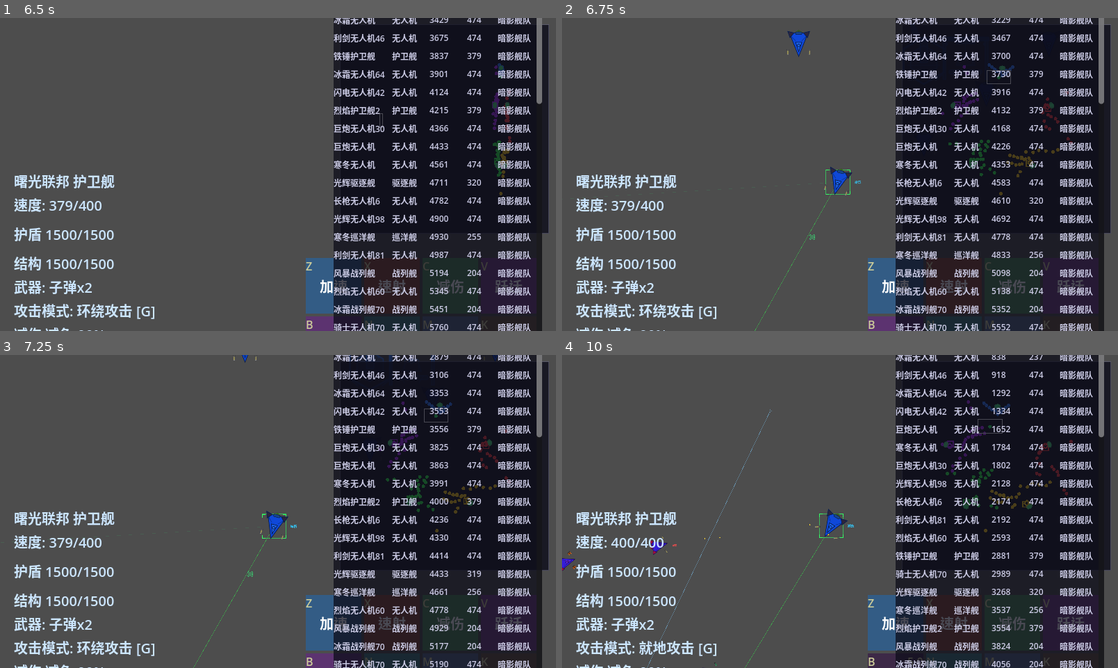
Above: before the commit, frames 1-4 (two rows, left to right).
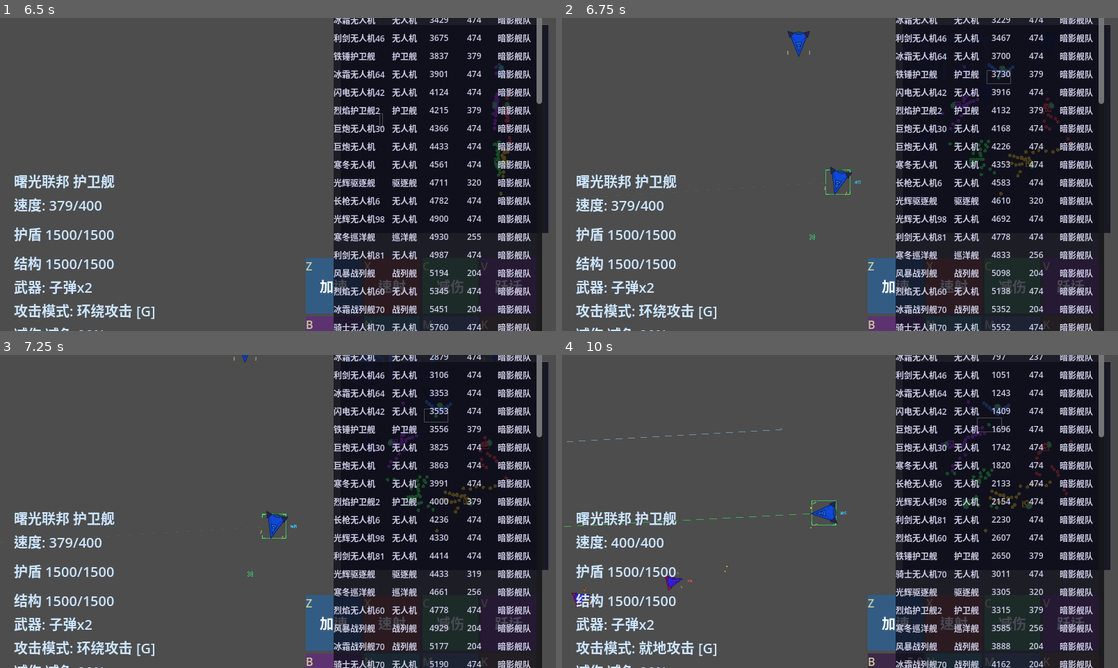
Above: after the commit, the same moments.

Repository: ZhanXuzhao/SpaceRTS
Game: Godot game, scene res://scenes/main.tscn
Same seed, same stepped clock (60 frames per second), same inputs: the game is played once before the commit and once after it.
Inputs (mouse positions are in pixels of both pictures, inside the frame that each line leads up to):
- Up to frame 1 (6.5 s): tap Enter at 0.5 s; move the mouse to (250, 237) at 0.52 s; hold W 0.53-1.25 s; tap Z at 0.6 s; click (250, 237) at 0.67 s; drag from (333, 287) to (305, 212) at 1.27 s; move the mouse to (389, 287) at 2.02 s; hold A 2.03-2.75 s; tap C at 2.1 s; click (389, 287) at 2.17 s; drag from (450, 287) to (272, 187) at 2.77 s; drag from (511, 287) to (505, 93) at 3.52 s; drag from (400, 158) to (94, 121) at 4.27 s; move the mouse to (166, 190) at 5.02 s; hold W 5.03-5.75 s; tap Q at 5.1 s; click (166, 190) at 5.17 s; drag from (333, 105) to (166, 190) at 5.77 s
- Up to frame 2 (6.75 s): move the mouse to (812, 237) at 6.52 s; hold W from 6.53 s (still down); tap F at 6.6 s
- Up to frame 3 (7.25 s): keep holding W
- Up to frame 4 (10 s): release W at 7.25 s; drag from (1006, 558) to (995, 398) at 7.27 s; move the mouse to (673, 464) at 8.02 s; hold A 8.03-8.75 s; tap G at 8.1 s; drag from (867, 511) to (673, 464) at 8.77 s; move the mouse to (756, 433) at 9.52 s; hold W from 9.53 s (still down); tap M at 9.6 s; click (756, 433) at 9.67 s

Frame 1 is identical in both runs. In frame 2, less than 0.1% of the frame differs, in the area x 34-49%, y 54-100%; in frame 3, less than 0.1%; in frame 4, 2.0%, in the area x 0-87%, y 0-100%.

Commit message:
环绕操作清除旧移动指示线
- unit.gd: orbit_target/orbit_position 设置 _target_position 为环绕中心，
  避免 Main._draw 绘制残留的旧移动绿线
- main.gd: 增加 not unit._is_orbit 判断，双重保险

Diff:
--- a/scripts/main.gd
+++ b/scripts/main.gd
@@ -1205,7 +1205,7 @@
 		var line_width = 1.2 * unit._size_mult
 		var prev = unit.global_position
 
-		if unit._is_moving:
+		if unit._is_moving and not unit._is_orbit:
 			draw_line(prev, unit._target_position, Color(0.2, 1.0, 0.3, 0.55), line_width)
 			prev = unit._target_position
 		elif is_instance_valid(unit._current_target) and unit._current_target.hull > 0 and unit._current_target.team != unit.team:
--- a/scripts/unit.gd
+++ b/scripts/unit.gd
@@ -1305,6 +1305,7 @@
 	_orbit_target_unit = target
 	_orbit_position = target.global_position
 	_orbit_radius = custom_radius
+	_target_position = target.global_position  # 清除旧移动指示线
 	# 从当前位置切入环绕圆，避免调头绕远路
 	_orbit_angle = rad_to_deg((global_position - target.global_position).angle())
 	_is_orbit = true
@@ -1317,6 +1318,7 @@
 	_orbit_target_unit = null
 	_orbit_position = orbit_pos
 	_orbit_radius = custom_radius
+	_target_position = orbit_pos  # 清除旧移动指示线
 	# 从当前位置切入环绕圆
 	_orbit_angle = rad_to_deg((global_position - orbit_pos).angle())
 	_is_orbit = true
